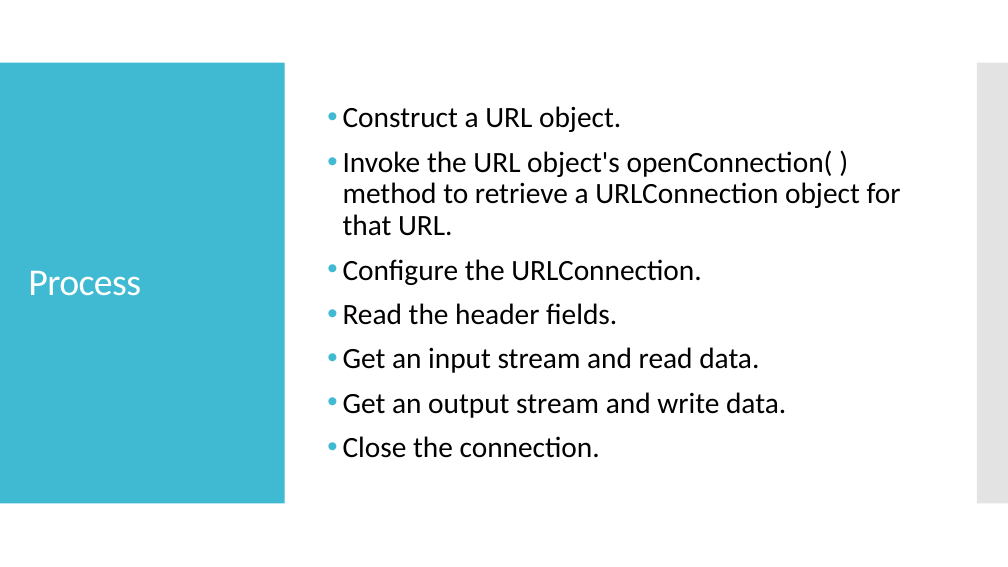
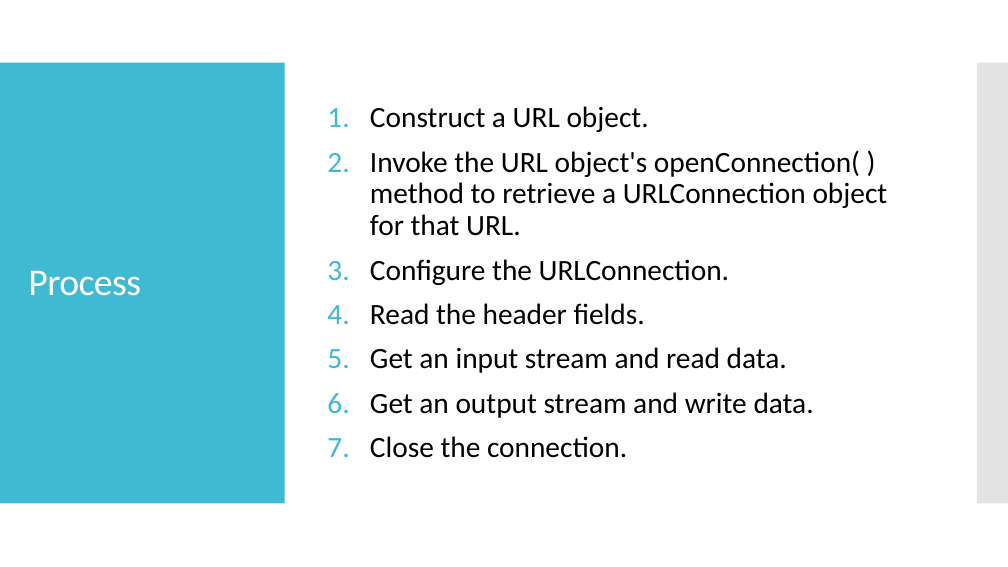
Before and after one commit to jrambasana/AJP2022-code, a slide deck: slide 56 of Slides/AJP - Unit 1 - Java Networking.pptx. Drawn at 1008x567 pixels with LibreOffice and Linux fonts; fonts in the diff are those of the drawing. Boxes give left, top, right and bottom in pixels: in the first picture for what was removed or moved away, otherwise in the second. Text is boxed around its words. In the diff, an @@ line names an element or a change of style, - is before the commit and + after.

```diff
--- a/Slides/AJP - Unit 1 - Java Networking.pptx
+++ b/Slides/AJP - Unit 1 - Java Networking.pptx
@@ text "Construct a URL object." at box(370, 106, 888, 458): bullet • to 1. @@
```
Also in this commit, not shown: 5 other slides changed, 3 slides added, 4 other files.
